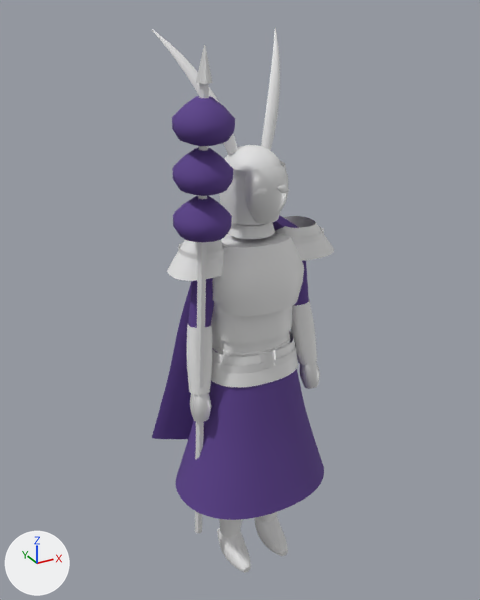
Renders of the glTF model assets/models/suits/zh.glb from each side of a commit.
Rendered twice from a 50 mm lens placed at (-1.32, -2.3, 2.53), pointed at (-0.01, 0.09, 1.34). The axes (+X, +Y, +Z) are drawn at lower left. The lights are the same throughout. The older version comes first. Objects named as collision shapes, trigger or cutter boxes, shadow casters or lower levels of detail are left out.

The scene before the commit, as lines of its bpy script (objects in view):
```python
mat_scloth_zh = principled_material('sCloth_zh')
mat_scloth_zh.base_color = (0.105, 0.0497, 0.262)  # purple #5b3f8c
mat_scloth_zh.roughness = 0.85
me_zh_lod0 = bpy.data.meshes.new('zh_lod0')
me_zh_lod0.from_pydata(...)  # 7420 vertices, 13804 faces; spans x -0.39..0.4, y -0.31..0.35, z -0.03..2.46
# faces by material slot: [8024, 5104, 676]
me_zh_lod0.materials.append(mat_slam)  # white #e7e7e7
me_zh_lod0.materials.append(mat_scloth_zh)  # purple #5b3f8c
me_zh_lod0.materials.append(mat_sbronze)  # white #e7e7e7
ob_zh_lod0 = bpy.data.objects.new('zh_lod0', me_zh_lod0)
ob_zh_lod0.location = (0.0, 0.0, 0.0)
```
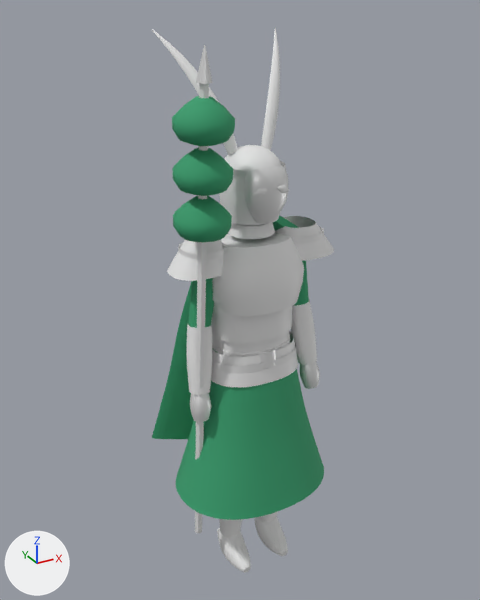
Edits to the bpy script that builds the scene:
```text
Change mat_scloth_zh:
    mat_scloth_zh.base_color: (0.105, 0.0497, 0.262) -> (0.0369, 0.337, 0.153)  # purple #5b3f8c -> green #369d6d
```

Boxes (x1, y1, x2, y2) around the edits, measured in the pictures (480 x 600 px):
'zh_lod0', recoloured (purple to green): (152, 93, 324, 523) in both
